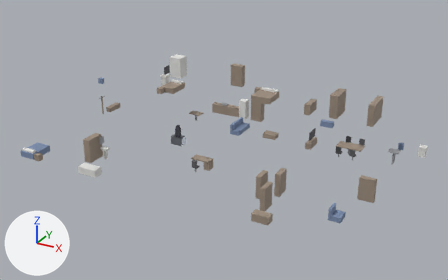
The Blender file mobilier.blend as it was, and as the next commit left it.
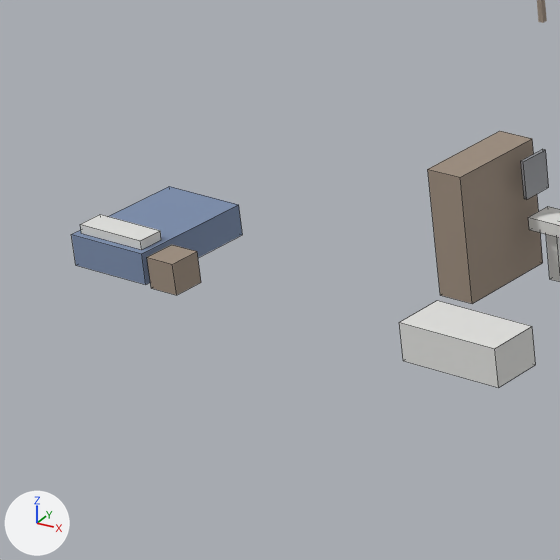
There are two pictures of each version: one whole from a 50 mm camera at (27.64, -41.95, 22.29) aimed at (4.78, -0.37, 1.5), one close up on the part from 2% to 24% of the width and 39% to 74% of the height. Lighting does not change. The marker at lower left points along +X, +Y and +Z. The older version's two pictures come first. The close-ups show mesh edges as thin lines.

Objects in the first close-up: 'Armoire-col', 'Baignoire-col', 'Chevet-col', 'Lit-col', 'Miroir-col', 'Oreiller-col', 'Vasque-col' and 2 more.
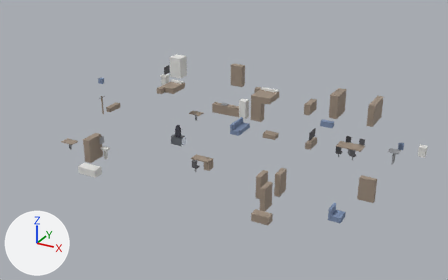
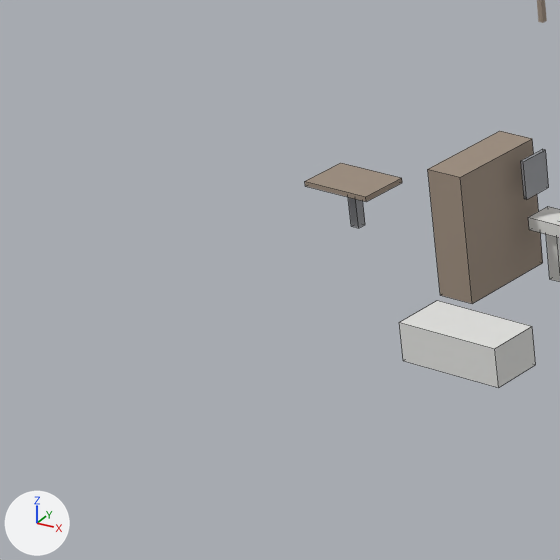
Boxes (x1, y1, x2, y2) around the edits, measured in the close-ups (560 x 560 px):
```json
{"object": "Lit-col", "change": "deleted", "before": [71, 186, 242, 285], "on screen": "blue"}
{"object": "TableIntro-col", "change": "added", "after": [305, 163, 402, 202], "on screen": "brown"}
{"object": "Chevet-col", "change": "deleted", "before": [147, 245, 201, 295], "on screen": "brown"}
{"object": "Oreiller-col", "change": "deleted", "before": [80, 214, 161, 250]}
{"object": "PiedTableIntro-col", "change": "added", "after": [348, 197, 365, 228]}
```

Edits to the scene script, one JSON object a line:
```json
{"op": "remove", "block": "ob_lit_col", "code": ["ob_lit_col = bpy.data.objects.new('Lit-col', me_lit_col)", "ob_lit_col.location = (-9.5, -7.6, 0.25)"]}
{"op": "remove", "block": "ob_oreiller_col", "code": ["ob_oreiller_col = bpy.data.objects.new('Oreiller-col', me_oreiller_col)", "ob_oreiller_col.location = (-9.5, -8.3, 0.57)"]}
{"op": "remove", "block": "ob_chevet_col", "code": ["ob_chevet_col = bpy.data.objects.new('Chevet-col', me_chevet_col)", "ob_chevet_col.location = (-8.4, -8.4, 0.25)"]}
{"op": "add", "block": "ob_piedtableintro_col", "code": ["ob_piedtableintro_col = bpy.data.objects.new('PiedTableIntro-col', me_piedtable_col)", "ob_piedtableintro_col.location = (-7.5, -5.5, 0.34)"]}
{"op": "add", "block": "ob_tableintro_col", "code": ["ob_tableintro_col = bpy.data.objects.new('TableIntro-col', me_tablecuisine_col)", "ob_tableintro_col.location = (-7.5, -5.5, 0.72)"]}
```
